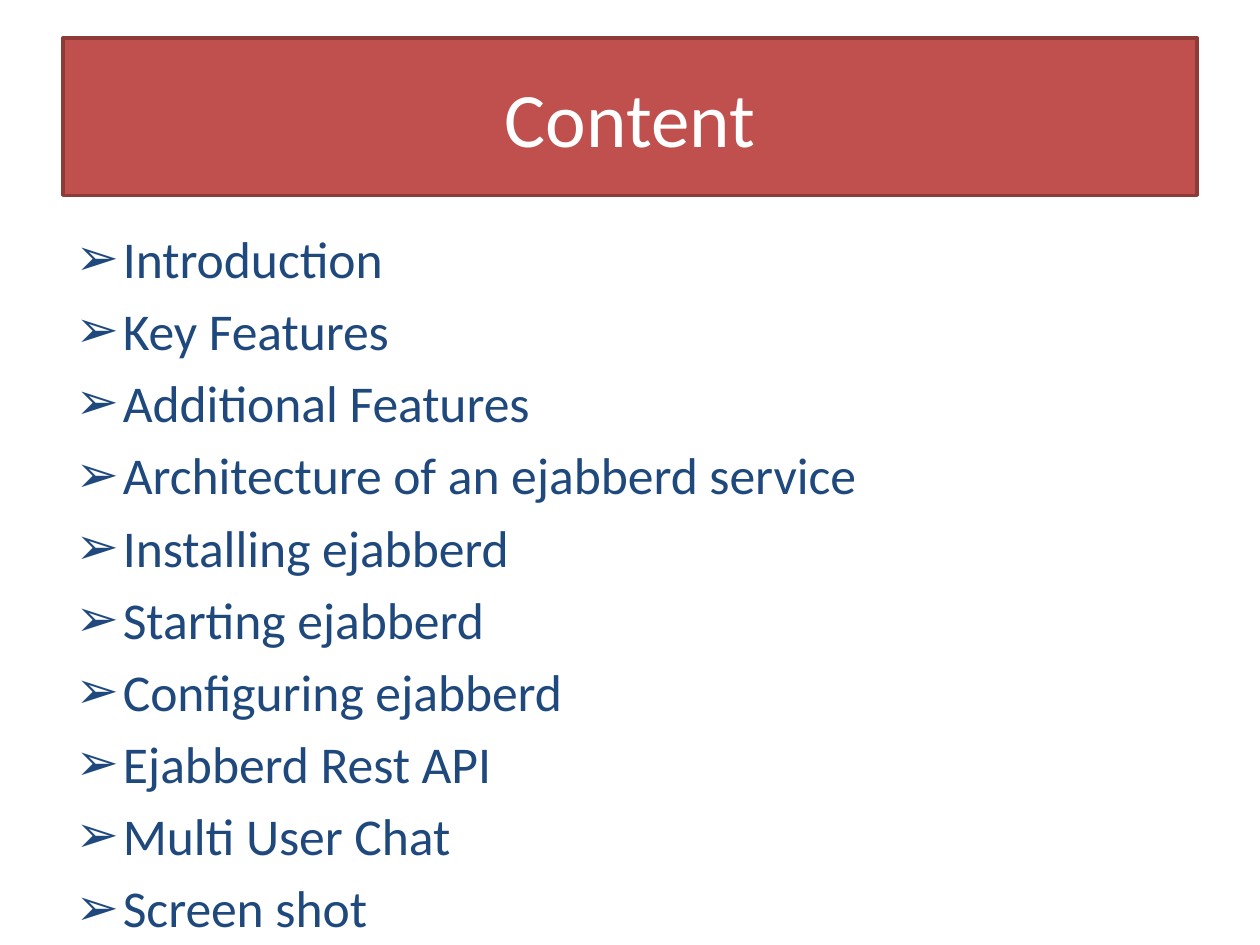
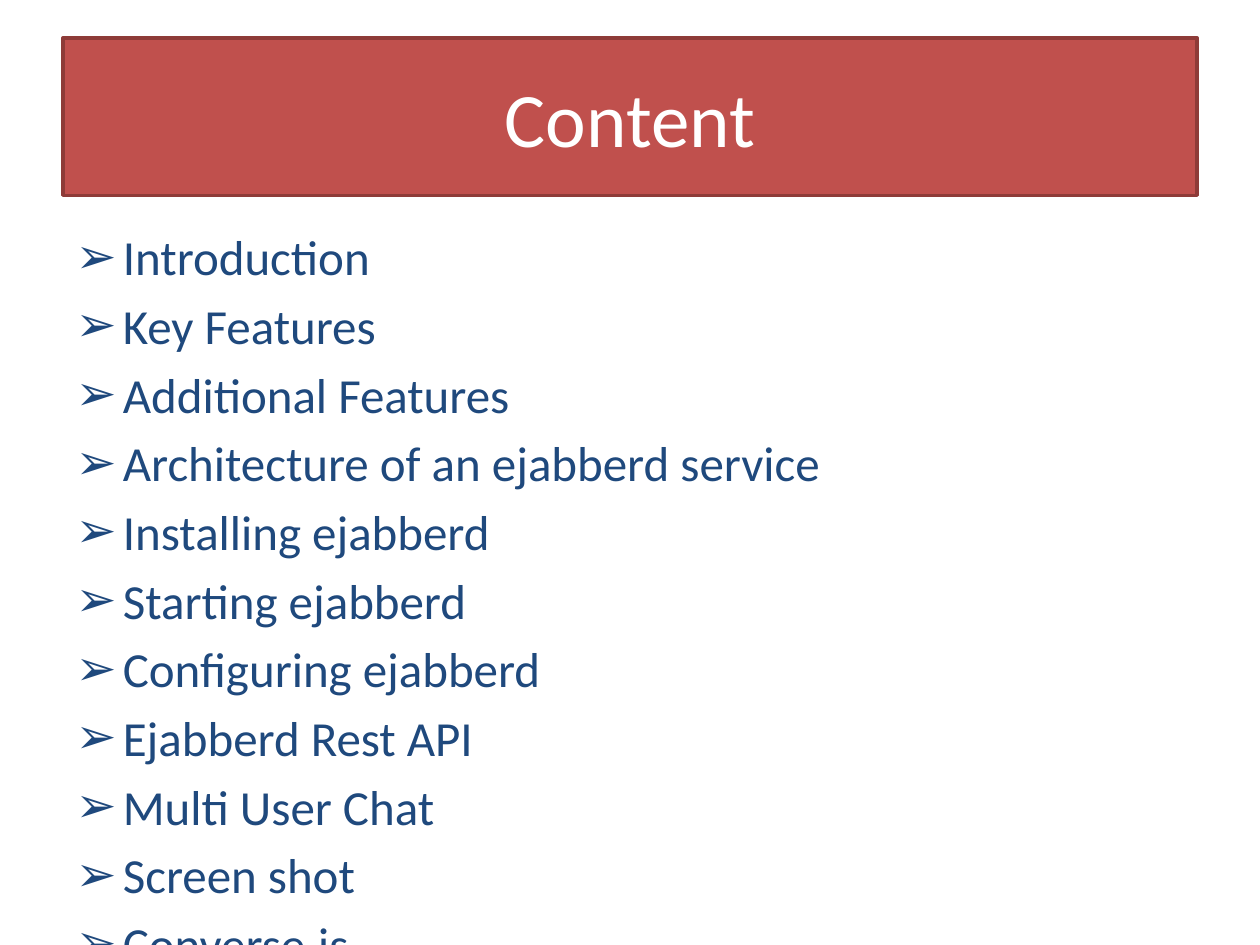
Before and after one commit to sibaji200/poc, a slide deck: slide 2 of Ejabberd_server.pptm. Drawn at 1260x945 pixels with LibreOffice and Linux fonts; fonts in the diff are those of the drawing. Boxes give left, top, right and bottom in pixels: in the first picture for what was removed or moved away, otherwise in the second. Text is boxed around its words. In the diff, an @@ line names an element or a change of style, - is before the commit and + after.

Commit message:
Added converse

```diff
--- a/Ejabberd_server.pptm
+++ b/Ejabberd_server.pptm
@@ text at (123,241,819,894): paragraph added @@
+➢ Converse.js
@@ text at (123,241,819,894): size 29.4 to 28 pt @@
```
Also in this commit, not shown: 9 slides added.
